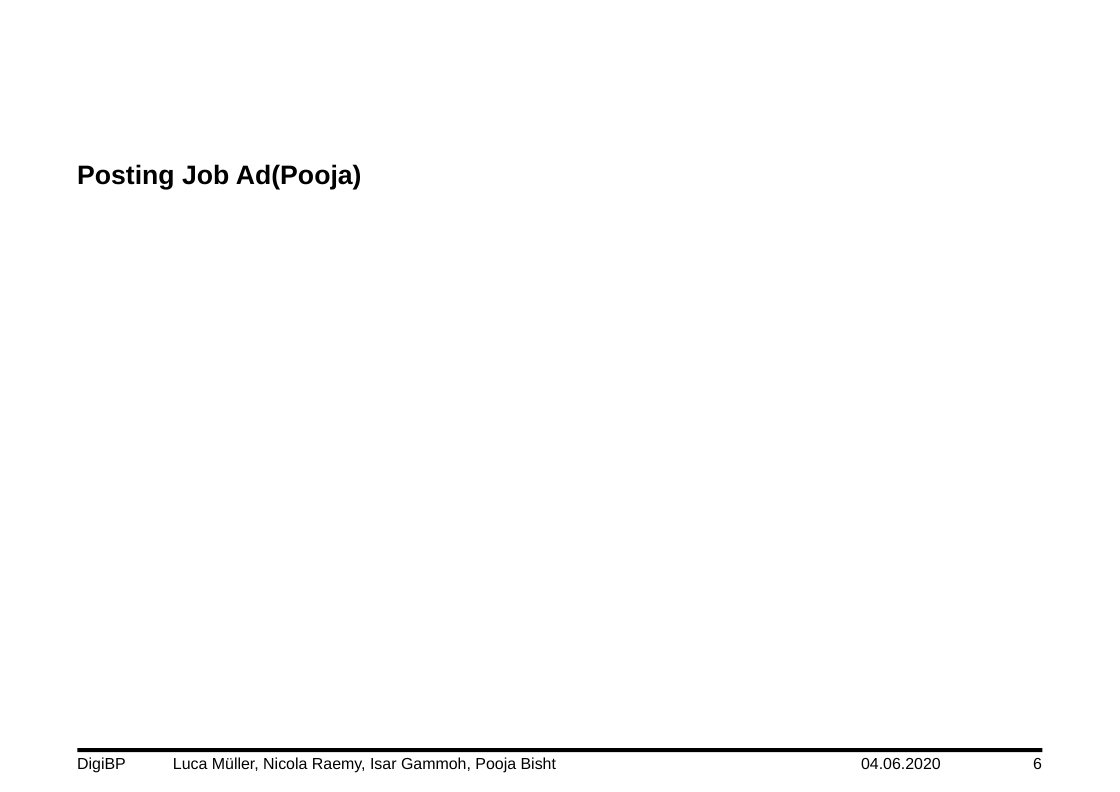
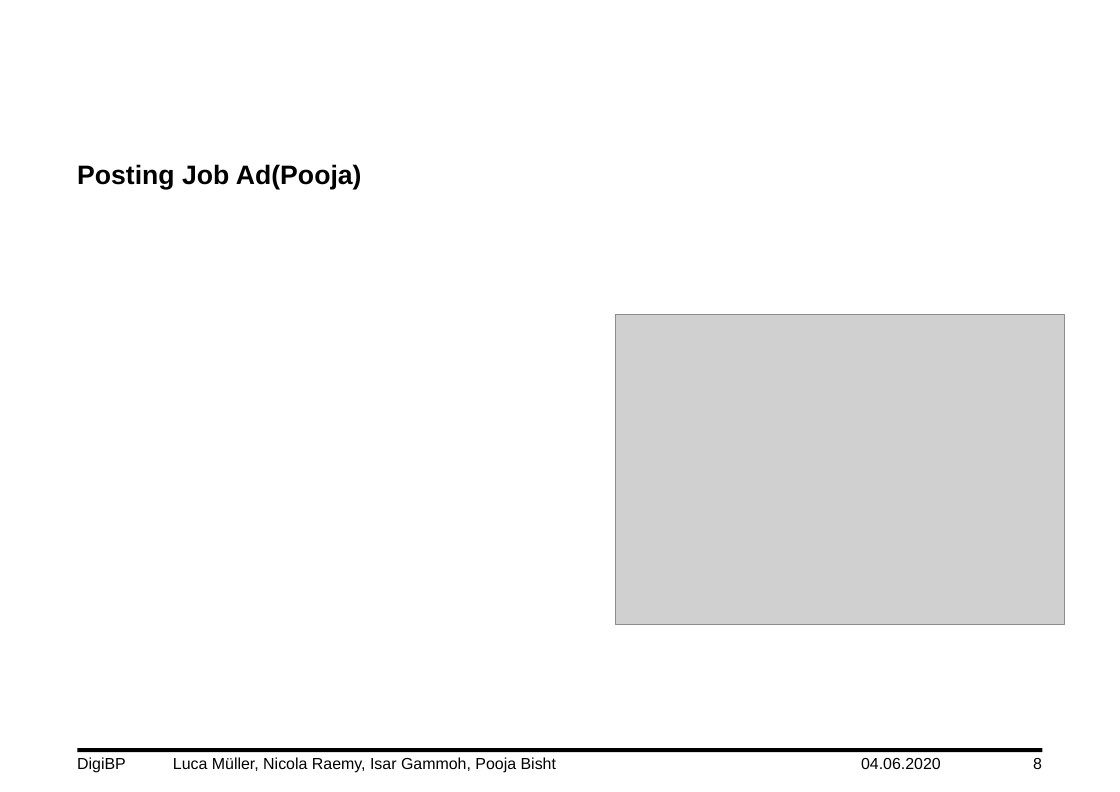
Before and after one commit to DigiBP/DigiBP_DanishBlue, a slide deck: slide 8 of Presentation/DigiBP_DanishBlue_Presentation_V0.3.pptx (slide 6 before the commit). Drawn at 1120x792 pixels with LibreOffice and Linux fonts; fonts in the diff are those of the drawing; grey boxes stand for pictures; background and template pictures are left out. Boxes give left, top, right and bottom in pixels: in the first picture for what was removed or moved away, otherwise in the second. Text is boxed around its words. In the diff, an @@ line names an element or a change of style, - is before the commit and + after.

```diff
--- a/Presentation/DigiBP_DanishBlue_Presentation_V0.3.pptx
+++ b/Presentation/DigiBP_DanishBlue_Presentation_V0.3.pptx
@@ picture added at box(615, 314, 1064, 625) @@
@@ page number at box(1033, 758, 1042, 769): text changed @@
-6
+8
```
Also in this commit, not shown: 4 other slides changed, 3 slides added.
